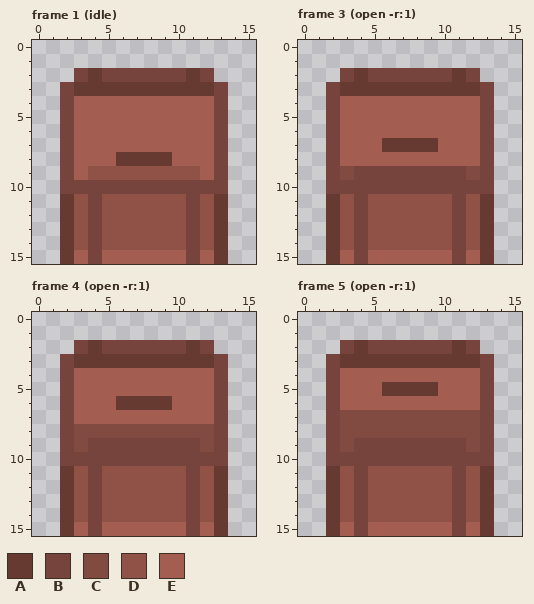
Edited in one commit: pixel-art file (assets/sprites/container_down.aseprite). Above is the file before it was changed.
16x16 pixels, 15 frames. Colours within 5 levels of each other are drawn and written as one. Shown: frame 1 (idle), frame 3 (open -r:1), frame 4 (open -r:1), frame 5 (open -r:1). The commit also changed other frames, which this record leaves out.
Palette (. is transparent): A #663931  B #76433d  C #814b41  D #905247  E #a45d51
Pixels before, frame 1 (idle), first column x 2:
 2 .BABBBBBBAB.
 3 BAAAAAAAAAAB
 4 BEEEEEEEEEEB
 5 BEEEEEEEEEEB
 6 BEEEEEEEEEEB
 7 BEEEEEEEEEEB
 8 BEEEAAAAEEEB
 9 BEDDDDDDDDEB
10 BBBBBBBBBBBB
11 ADBDDDDDDBDA
12 ADBDDDDDDBDA
13 ADBDDDDDDBDA
14 ADBDDDDDDBDA
15 AEBEEEEEEBEA
Pixels before, frame 3 (open -r:1), first column x 2:
 2 .BABBBBBBAB.
 3 BAAAAAAAAAAB
 4 BEEEEEEEEEEB
 5 BEEEEEEEEEEB
 6 BEEEEEEEEEEB
 7 BEEEAAAAEEEB
 8 BEEEEEEEEEEB
 9 BCBBBBBBBBCB
10 BBBBBBBBBBBB
11 ADBDDDDDDBDA
12 ADBDDDDDDBDA
13 ADBDDDDDDBDA
14 ADBDDDDDDBDA
15 AEBEEEEEEBEA
Pixels before, frame 4 (open -r:1), first column x 2:
 2 .BABBBBBBAB.
 3 BAAAAAAAAAAB
 4 BEEEEEEEEEEB
 5 BEEEEEEEEEEB
 6 BEEEAAAAEEEB
 7 BEEEEEEEEEEB
 8 BCCCCCCCCCCB
 9 BCBBBBBBBBCB
10 BBBBBBBBBBBB
11 ADBDDDDDDBDA
12 ADBDDDDDDBDA
13 ADBDDDDDDBDA
14 ADBDDDDDDBDA
15 AEBEEEEEEBEA
Pixels before, frame 5 (open -r:1), first column x 2:
 2 .BABBBBBBAB.
 3 BAAAAAAAAAAB
 4 BEEEEEEEEEEB
 5 BEEEAAAAEEEB
 6 BEEEEEEEEEEB
 7 BCCCCCCCCCCB
 8 BCCCCCCCCCCB
 9 BCBBBBBBBBCB
10 BBBBBBBBBBBB
11 ADBDDDDDDBDA
12 ADBDDDDDDBDA
13 ADBDDDDDDBDA
14 ADBDDDDDDBDA
15 AEBEEEEEEBEA
New version:
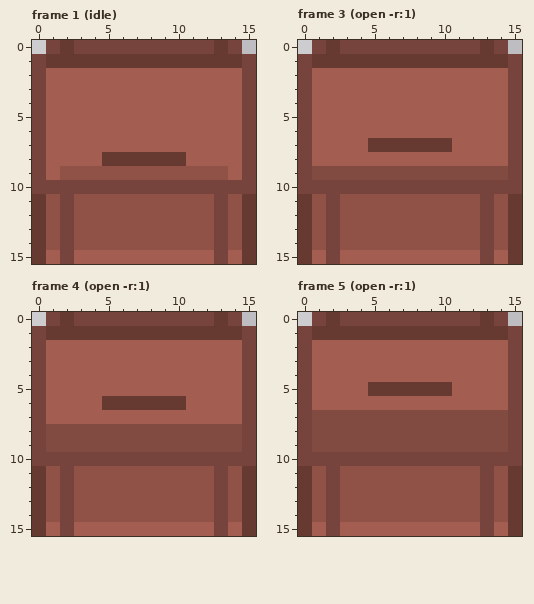
From old to new:
Changed rows in their new state; - is an unchanged pixel.
Frame 1 (idle):
first column x 0:
 0 -BABBBBBBBBBBAB-
 1 BAAAAAAAAAAAAAAB
 2 BEEEEEEEEEEEEEEB
 3 BEEEEEEEEEEEEEEB
 4 BEE----------EEB
 5 BEE----------EEB
 6 BEE----------EEB
 7 BEE----------EEB
 8 BEE--A----A--EEB
 9 BEDD--------DDEB
10 BB------------BB
11 ADB-D------D-BDA
12 ADB-D------D-BDA
13 ADB-D------D-BDA
14 ADB-D------D-BDA
15 AEB-E------E-BEA
Frame 3 (open -r:1):
first column x 0:
 0 -BABBBBBBBBBBAB-
 1 BAAAAAAAAAAAAAAB
 2 BEEEEEEEEEEEEEEB
 3 BEEEEEEEEEEEEEEB
 4 BEE----------EEB
 5 BEE----------EEB
 6 BEE----------EEB
 7 BEE--A----A--EEB
 8 BEE----------EEB
 9 BCC-CCCCCCCC-CCB
10 BB------------BB
11 ADB-D------D-BDA
12 ADB-D------D-BDA
13 ADB-D------D-BDA
14 ADB-D------D-BDA
15 AEB-E------E-BEA
Frame 4 (open -r:1):
first column x 0:
 0 -BABBBBBBBBBBAB-
 1 BAAAAAAAAAAAAAAB
 2 BEEEEEEEEEEEEEEB
 3 BEEEEEEEEEEEEEEB
 4 BEE----------EEB
 5 BEE----------EEB
 6 BEE--A----A--EEB
 7 BEE----------EEB
 8 BCC----------CCB
 9 BCC-CCCCCCCC-CCB
10 BB------------BB
11 ADB-D------D-BDA
12 ADB-D------D-BDA
13 ADB-D------D-BDA
14 ADB-D------D-BDA
15 AEB-E------E-BEA
Frame 5 (open -r:1):
first column x 0:
 0 -BABBBBBBBBBBAB-
 1 BAAAAAAAAAAAAAAB
 2 BEEEEEEEEEEEEEEB
 3 BEEEEEEEEEEEEEEB
 4 BEE----------EEB
 5 BEE--A----A--EEB
 6 BEE----------EEB
 7 BCC----------CCB
 8 BCC----------CCB
 9 BCC-CCCCCCCC-CCB
10 BB------------BB
11 ADB-D------D-BDA
12 ADB-D------D-BDA
13 ADB-D------D-BDA
14 ADB-D------D-BDA
15 AEB-E------E-BEA
Changed places in both pictures, as pixel boxes (x1, y1, x2, y2):
changed: (32, 40, 256, 264)
changed: (298, 40, 522, 264)
changed: (32, 312, 256, 536)
changed: (298, 312, 522, 536)
